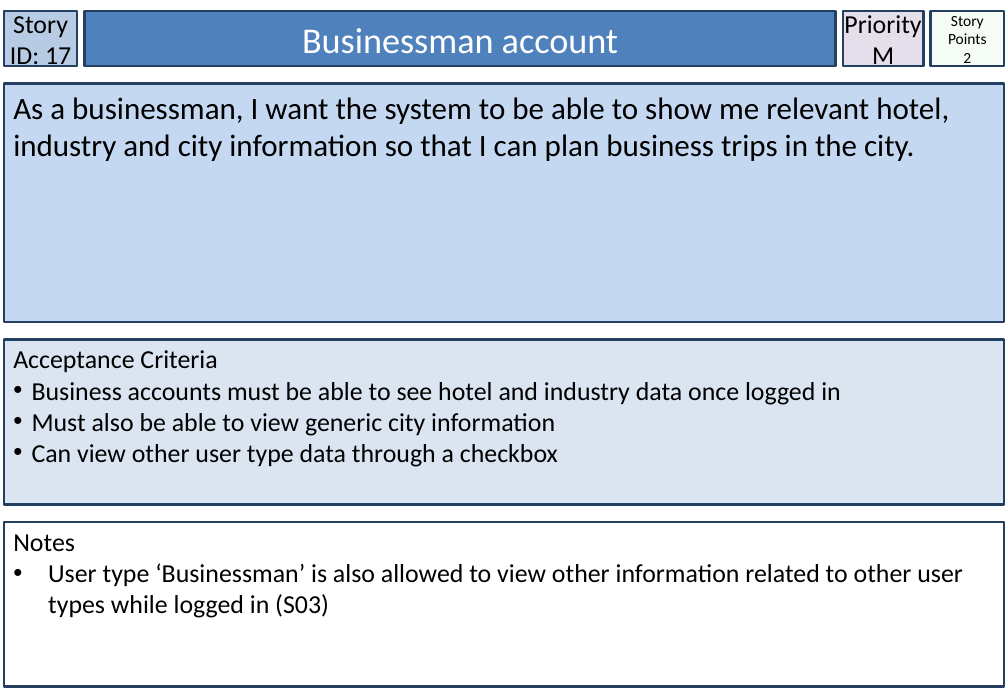
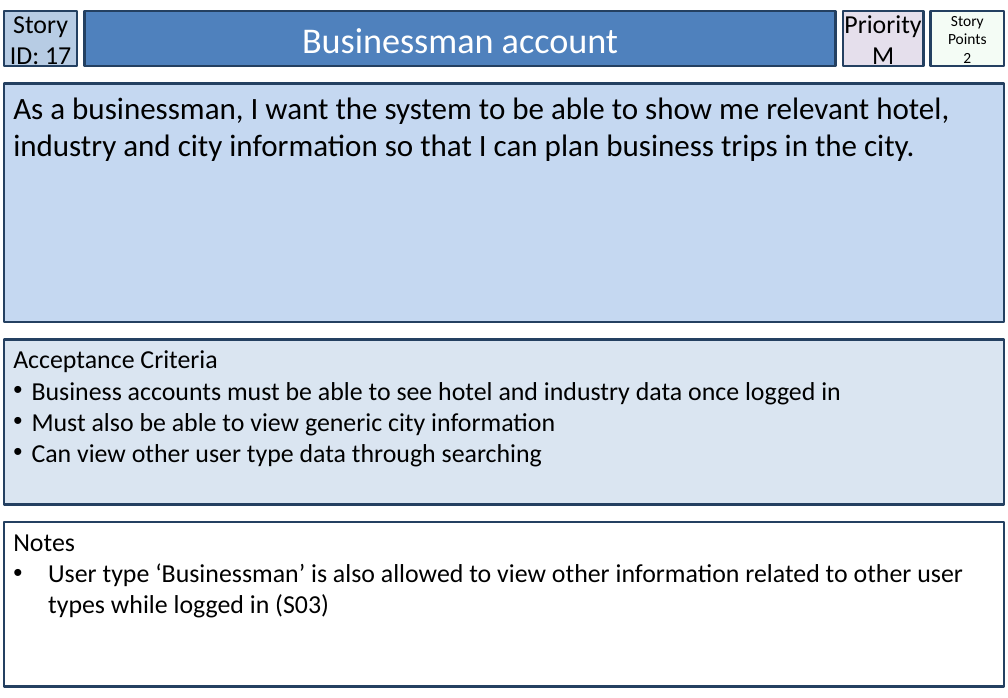
Before and after one commit to Nagarius/Phoenix, a slide deck: slide 18 of Doc/SCRUM documents/StoryCards_Smart_City_TeamPhoenix.pptx. Drawn at 1008x698 pixels with LibreOffice and Linux fonts; fonts in the diff are those of the drawing. Boxes give left, top, right and bottom in pixels: in the first picture for what was removed or moved away, otherwise in the second. Text is boxed around its words. In the diff, an @@ line names an element or a change of style, - is before the commit and + after.

```diff
--- a/Doc/SCRUM documents/StoryCards_Smart_City_TeamPhoenix.pptx
+++ b/Doc/SCRUM documents/StoryCards_Smart_City_TeamPhoenix.pptx
@@ text in rectangle at <box>32,444,542,467</box>: text changed @@
-• Can view other user type data through a checkbox
+• Can view other user type data through searching
```
Also in this commit, not shown: 15 other slides changed.
